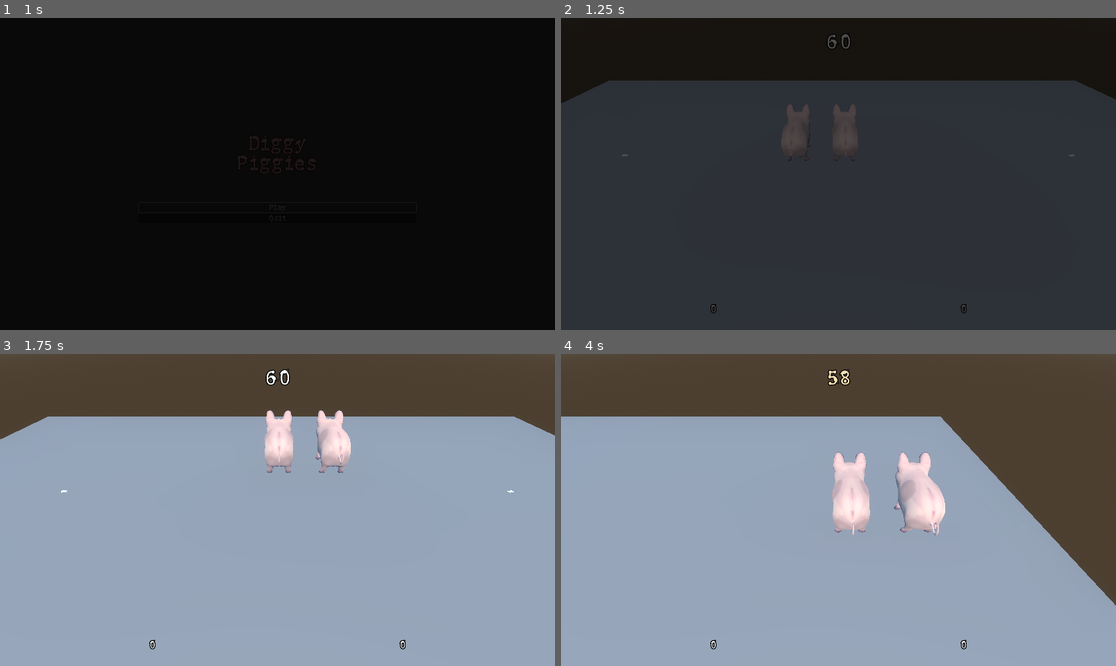
Above: before the commit, frames 1-4 (two rows, left to right).
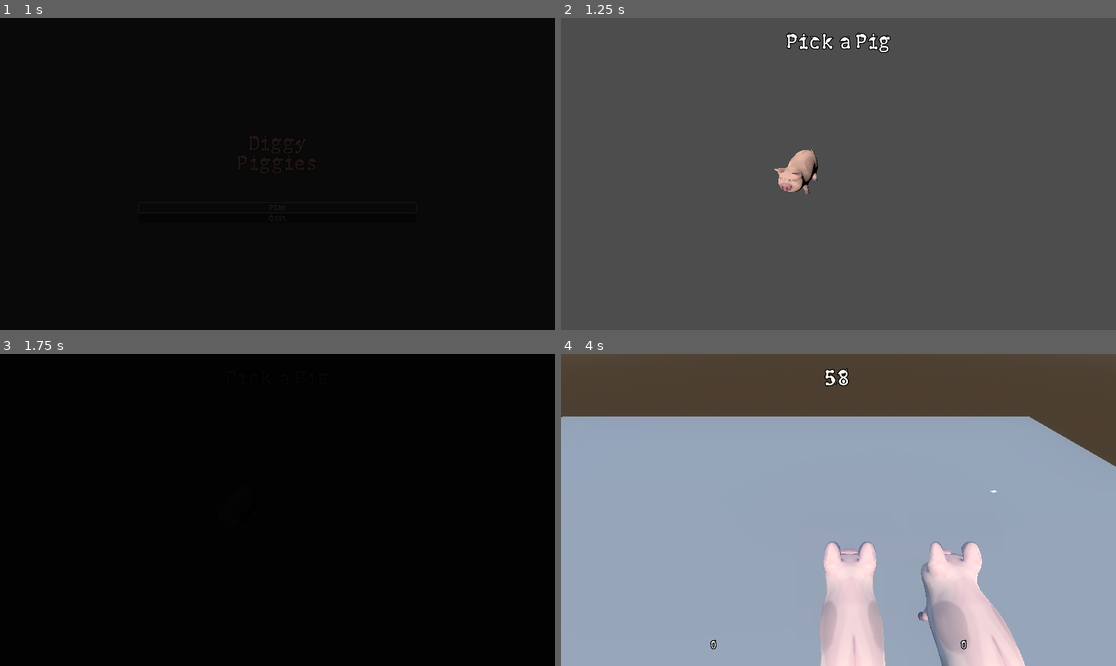
Above: after the commit, the same moments.

Repository: 80hdgames/GGJ-2023
Game: Godot game, scene res://Scenes/Start.tscn
Same seed, same stepped clock (60 frames per second), same inputs: the game is played once before the commit and once after it.
Inputs:
- Up to frame 1 (1 s): click "Play" at 0.5 s
- Up to frame 2 (1.25 s): no input
- Up to frame 3 (1.75 s): tap Enter (ui_accept) at 1.25, 1.52 s; hold Right (ui_right) from 1.28 s (still down); tap Shift (desktop1_boost) at 1.35 s
- Up to frame 4 (4 s): release Right (ui_right) at 2.03 s; hold Down (ui_down) 2.03-2.78 s; tap Shift (desktop1_boost) at 2.1, 2.85, 3.6 s; tap Enter (ui_accept) at 2.27, 3.77 s; hold Right (ui_right) 2.78-3.53 s; hold Up (ui_up) from 3.53 s (still down)

Frame 1 is identical in both runs. In frame 2, 99% of the frame differs, in the area x 0-100%, y 0-100%; in frame 3, 100%; in frame 4, 20%.

Commit message:
Preliminary player setup scene
-just a transition scene for now

Diff:
--- /dev/null
+++ b/GGJ-2023-Project/Scenes/PlayerSetup.tscn
@@ -0,0 +1,37 @@
+[gd_scene load_steps=5 format=3 uid="uid://11ywpplsm8bq"]
+
+[ext_resource type="Script" path="res://Scripts/PlayerSetup.gd" id="1_mhfe3"]
+[ext_resource type="PackedScene" path="res://Scenes/Prefabs/Piggy_Avatar.tscn" id="1_r61nu"]
+[ext_resource type="Theme" uid="uid://bipspksci3v1g" path="res://Themes/TitleTheme.tres" id="3_u17h1"]
+[ext_resource type="PackedScene" uid="uid://b5kcutihe3ru8" path="res://Scenes/Prefabs/Sun.tscn" id="4_6lno4"]
+
+[node name="PlayerSetup" type="Node3D"]
+script = ExtResource("1_mhfe3")
+
+[node name="Camera3D" type="Camera3D" parent="."]
+transform = Transform3D(0.965926, -0.148453, 0.212012, 0, 0.819152, 0.573576, -0.258819, -0.554032, 0.79124, 3, 5, 6)
+
+[node name="Piggy" parent="." instance=ExtResource("1_r61nu")]
+
+[node name="UIPlayerSetup" type="Control" parent="."]
+layout_mode = 3
+anchors_preset = 15
+anchor_right = 1.0
+anchor_bottom = 1.0
+grow_horizontal = 2
+grow_vertical = 2
+
+[node name="Label" type="Label" parent="UIPlayerSetup"]
+layout_mode = 1
+anchors_preset = -1
+anchor_left = 0.05
+anchor_top = 0.05
+anchor_right = 0.95
+anchor_bottom = 0.95
+grow_horizontal = 2
+grow_vertical = 2
+theme = ExtResource("3_u17h1")
+text = "Pick a Pig"
+horizontal_alignment = 1
+
+[node name="Sun" parent="." instance=ExtResource("4_6lno4")]
--- a/GGJ-2023-Project/Scripts/Constants.gd
+++ b/GGJ-2023-Project/Scripts/Constants.gd
@@ -4,3 +4,5 @@
 const HUD_NODE_GROUP = "HUD"
 
 const TITLE_SCREEN_SCENE = "res://Scenes/Start.tscn"
+const PLAYER_SETUP_SCENE = "res://Scenes/PlayerSetup.tscn"
+const GAME_SCENE = "res://Scenes/Game.tscn"
--- /dev/null
+++ b/GGJ-2023-Project/Scripts/PlayerSetup.gd
@@ -0,0 +1,9 @@
+extends Node
+
+const GAME_SCENE = Constants.GAME_SCENE
+
+
+# HACK: press something to continue
+func _input(_event):
+	if Input.is_anything_pressed():
+		SceneManager.go_to(GAME_SCENE)
--- a/GGJ-2023-Project/Scripts/UI/Buttons/PlayButton.gd
+++ b/GGJ-2023-Project/Scripts/UI/Buttons/PlayButton.gd
@@ -1,6 +1,7 @@
 extends Button
 
-@export_file(".tscn") var playScenePath :String
+#@export_file(".tscn") var playScenePath :String
+const NEXT_SCENE = Constants.PLAYER_SETUP_SCENE
 const SoundType = SfxManager.SoundType
 
 
@@ -10,7 +11,4 @@
 
 func _pressed():
 	SfxManager.enqueue2d(SoundType.MenuConfirm)
-
-	# TODO: load game scene
-	#GameManager.engage()
-	SceneManager.go_to(playScenePath)
+	SceneManager.go_to(NEXT_SCENE)
